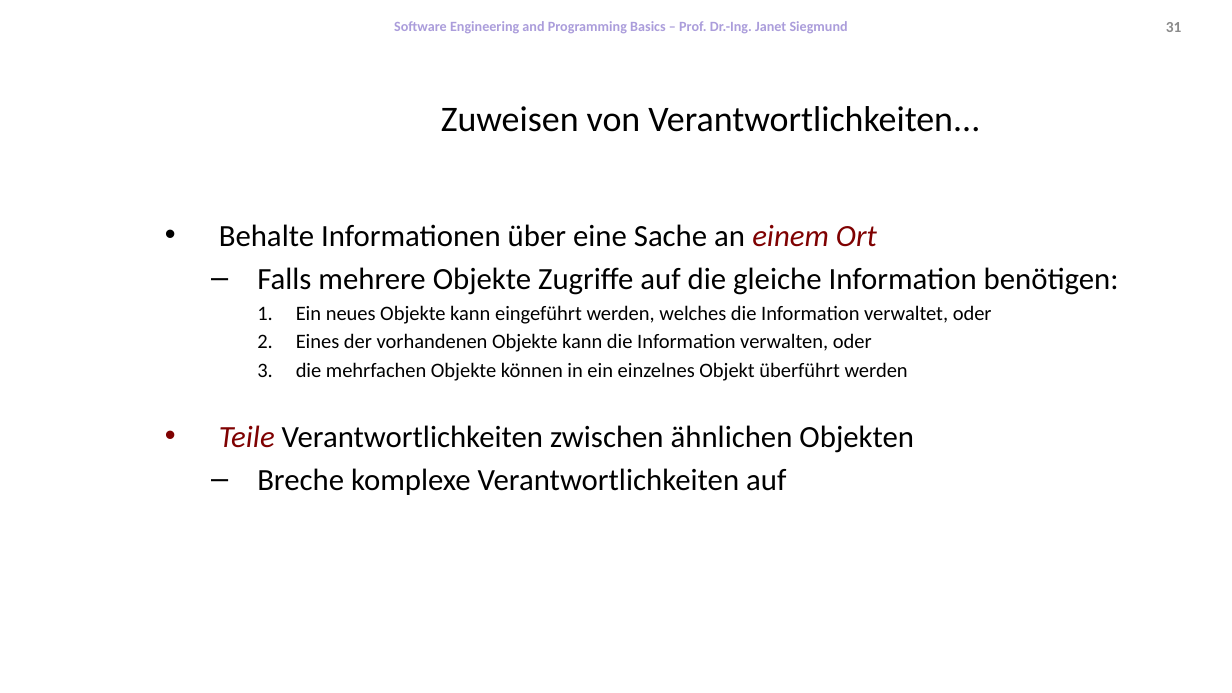
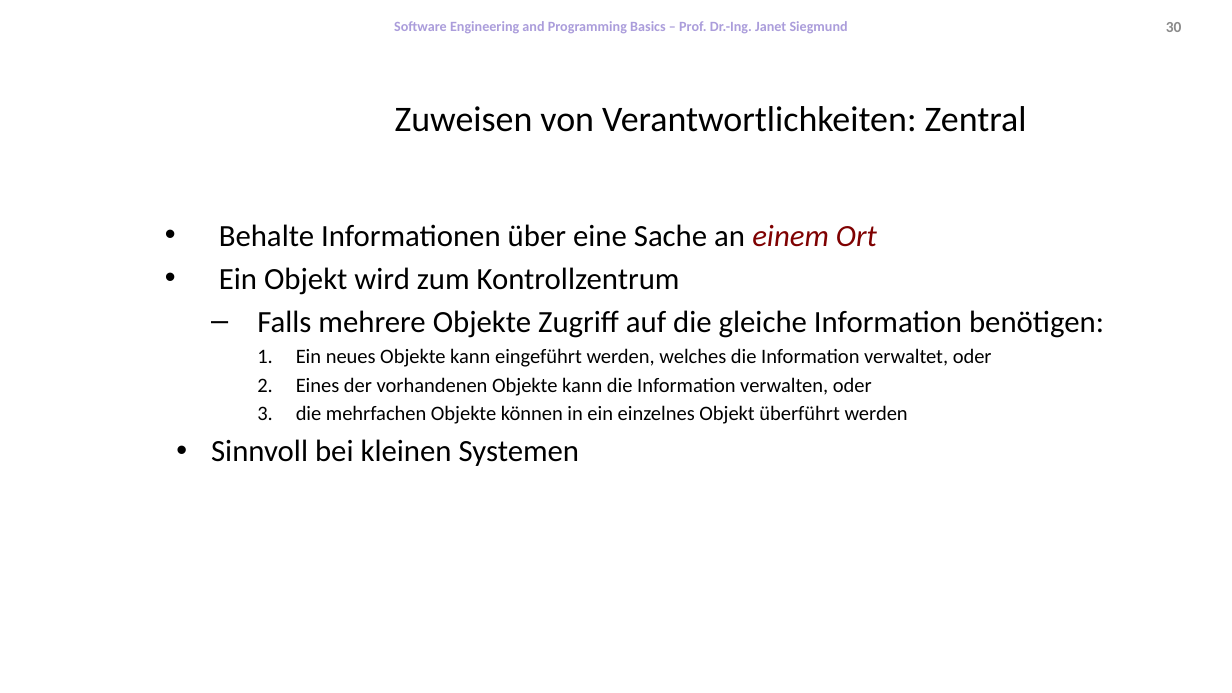
Before and after one commit to feigensp/lehre, a slide deck: slide 30 of se/slides/03_ResponseabilityDrivenDesign.pptx (slide 31 before the commit). Drawn at 1232x693 pixels with LibreOffice and Linux fonts; fonts in the diff are those of the drawing; background and template pictures are left out. Boxes give left, top, right and bottom in pixels: in the first picture for what was removed or moved away, otherwise in the second. Text is boxed around its words. In the diff, an @@ line names an element or a change of style, - is before the commit and + after.

```diff
--- a/se/slides/03_ResponseabilityDrivenDesign.pptx
+++ b/se/slides/03_ResponseabilityDrivenDesign.pptx
@@ page number at [1166,22,1182,32]: text changed @@
-31
+30
@@ title at [395,106,1027,132]: text changed @@
-Zuweisen von Verantwortlichkeiten...
+Zuweisen von Verantwortlichkeiten: Zentral
@@ text at [219,267,1104,338]: text changed @@
-  – Falls mehrere Objekte Zugriffe auf die gleiche Information benötigen:
+• Ein Objekt wird zum Kontrollzentrum
+  – Falls mehrere Objekte Zugriff auf die gleiche Information benötigen:
@@ text at [211,439,580,466]: text changed @@
-• Teile Verantwortlichkeiten zwischen ähnlichen Objekten
-  – Breche komplexe Verantwortlichkeiten auf
+• Sinnvoll bei kleinen Systemen
```
Also in this commit, not shown: 17 other slides changed.
